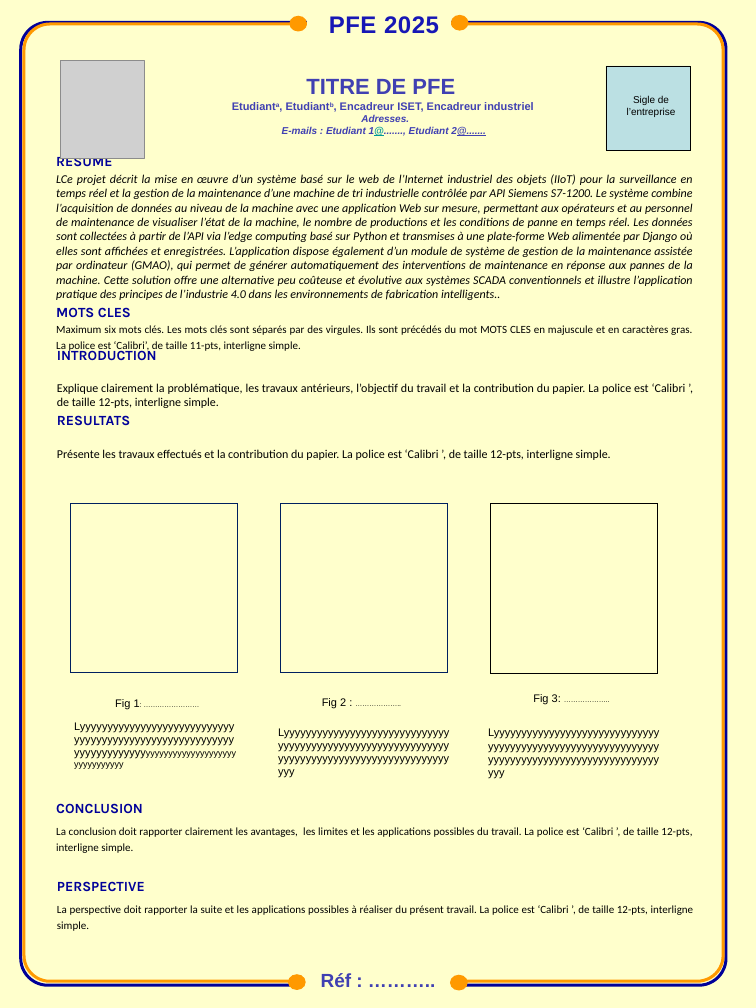
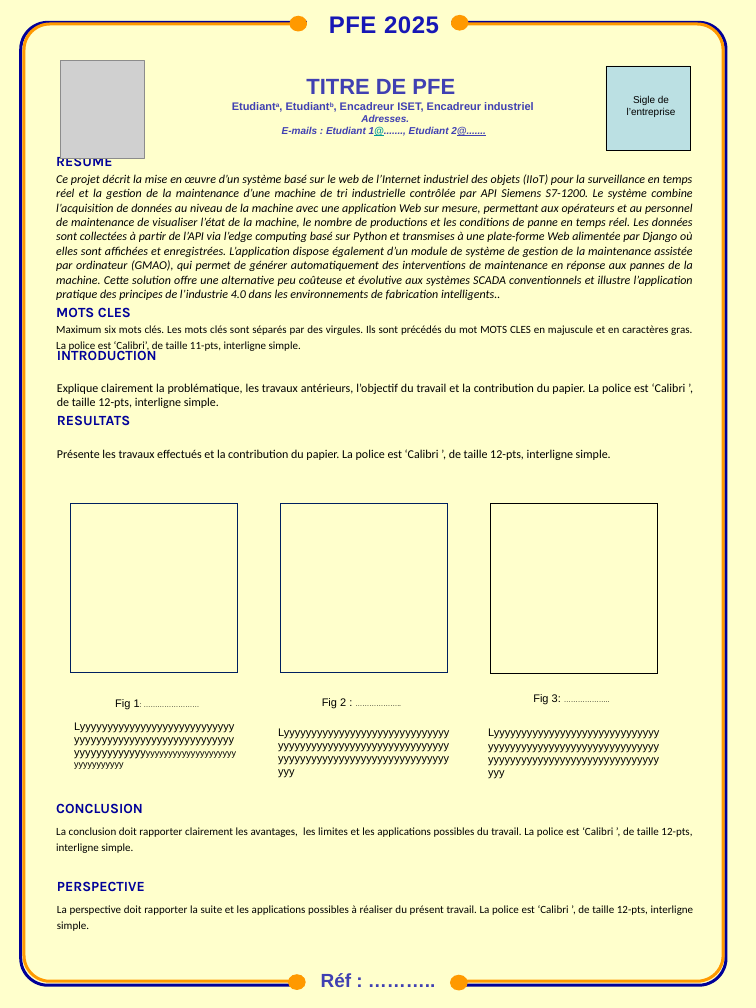
Before and after one commit to ayhem-b/Graduation_report, a slide deck: slide 1 of PFE/v1.pptx. Drawn at 756x1008 pixels with LibreOffice and Linux fonts; fonts in the diff are those of the drawing; grey boxes stand for pictures. Boxes give left, top, right and bottom in pixels: in the first picture for what was removed or moved away, otherwise in the second. Text is boxed around its words. In the diff, an @@ line names an element or a change of style, - is before the commit and + after.

```diff
--- a/PFE/v1.pptx
+++ b/PFE/v1.pptx
@@ text at [56, 174, 693, 300]: text changed @@
-LCe projet décrit la mise en œuvre d’un système basé sur le web de l’Internet industriel des objets (IIoT) pour la surveillance en temps réel et la gestion de la maintenance d’une machine de tri industrielle contrôlée par API Siemens S7-1200. Le système combine l’acquisition de données au niveau de la machine avec une application Web sur mesure, permettant aux opérateurs et au personnel de maintenance de visualiser l’état de la machine, le nombre de productions et les conditions de panne en temps réel. Les données sont collectées à partir de l’API via l’edge computing basé sur Python et transmises à une plate-forme Web alimentée par Django où elles sont affichées et enregistrées. L’application dispose également d’un module de système de gestion de la maintenance assistée par ordinateur (GMAO), qui permet de générer automatiquement des interventions de maintenance en réponse aux pannes de la machine. Cette solution offre une alternative peu coûteuse et évolutive aux systèmes SCADA conventionnels et illustre l’application pratique des principes de l’industrie 4.0 dans les environnements de fabrication intelligents..
+Ce projet décrit la mise en œuvre d’un système basé sur le web de l’Internet industriel des objets (IIoT) pour la surveillance en temps réel et la gestion de la maintenance d’une machine de tri industrielle contrôlée par API Siemens S7-1200. Le système combine l’acquisition de données au niveau de la machine avec une application Web sur mesure, permettant aux opérateurs et au personnel de maintenance de visualiser l’état de la machine, le nombre de productions et les conditions de panne en temps réel. Les données sont collectées à partir de l’API via l’edge computing basé sur Python et transmises à une plate-forme Web alimentée par Django où elles sont affichées et enregistrées. L’application dispose également d’un module de système de gestion de la maintenance assistée par ordinateur (GMAO), qui permet de générer automatiquement des interventions de maintenance en réponse aux pannes de la machine. Cette solution offre une alternative peu coûteuse et évolutive aux systèmes SCADA conventionnels et illustre l’application pratique des principes de l’industrie 4.0 dans les environnements de fabrication intelligents..
```
Also in this commit, not shown: 19 other files.
